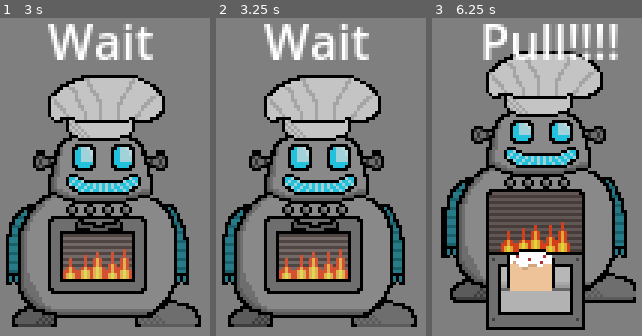
Above: before the commit, frames 1-3 (left to right).
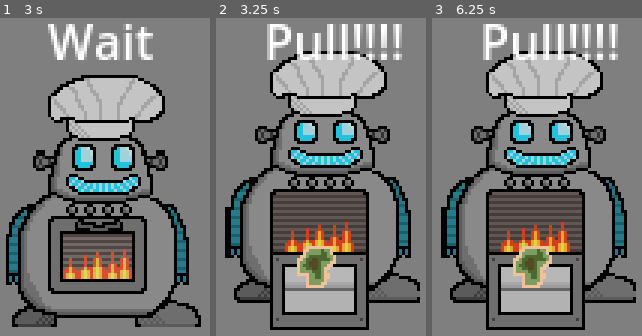
Above: after the commit, the same moments.

Repository: emmetl913/GMTK2024
Game: Godot game, scene res://games/PullingGame/PullingGame.tscn
The game is run twice, just before and just after one commit, with the same random seed, the same clock (stepped at 60 frames per second) and the same inputs. This scene is started directly instead of the project's main scene. Sound files missing from this copy of the repository are replaced by a short silence.
Inputs (mouse positions are in pixels of both pictures, inside the frame that each line leads up to):
- Up to frame 1 (3 s): tap Enter at 0.5, 2 s; move the mouse to (outside the picture) at 0.52 s; hold S (S) 0.53-1.28 s; tap Space at 1.25, 2.75 s; move the mouse to (outside the picture) at 1.27 s; tap A (A) at 1.35 s; tap S (S) at 1.55, 2.3 s; move the mouse to (168, 142) at 2.02 s; hold D (D) 2.03-2.78 s; move the mouse to (outside the picture) at 2.77 s; click (outside the picture) at 2.85 s
- Up to frame 2 (3.25 s): tap S (S) at 3.05 s
- Up to frame 3 (6.25 s): tap Enter at 3.5 s; move the mouse to (outside the picture) at 3.52 s; hold S (S) 3.53-4.28 s; tap Space at 4.25 s; move the mouse to (outside the picture) at 4.27 s; tap W (W) at 4.35 s; tap S (S) at 4.55, 5.3, 5.85 s; move the mouse to (564, 250) at 5.02 s; hold \ (test) 5.03-5.78 s; move the mouse to (outside the picture) at 5.77 s

Frame 1 is identical in both runs. In frame 2, 49% of the frame differs, in the area x 2-98%, y 1-99%; in frame 3, 2.5%.
Error after the commit: Invalid call. Nonexistent function 'loseGame' in base 'Nil'. (res://games/base_game.gd:21)

Commit message:
Pulling game updated

Diff:
--- a/games/PullingGame/PullingGame.gd
+++ b/games/PullingGame/PullingGame.gd
@@ -13,8 +13,9 @@
 	$Wait.text = "Wait"
 	directionMessage = "PULL!!"
 	timers = [7, 6, 5, 4, 3, 2]
+	GlobalVars.game_stage = 2
 	setupSprites()
-	cook_time = randi_range(2, 6)
+	cook_time = randf_range(1, 6)
 	cooktime.wait_time = cook_time
 	grabwindow.wait_time = grab_time
 	cooktime.start()
@@ -22,8 +23,13 @@
 func setupSprites():
 	if GlobalVars.game_stage == 0:
 		$Cake.texture = load("res://assets/sprites/lilcake.png")
+		grab_time = 0.5
 	elif GlobalVars.game_stage == 1:
 		$Cake.texture = load("res://assets/sprites/coal.png")
+		grab_time = 0.35
+	elif GlobalVars.game_stage == 2:
+		$Cake.texture = load("res://assets/sprites/island3.png")
+		grab_time = 0.26
 
 func _input(event):
 	if event.is_action_pressed("LMB") and grabwindow.time_left > 0:
